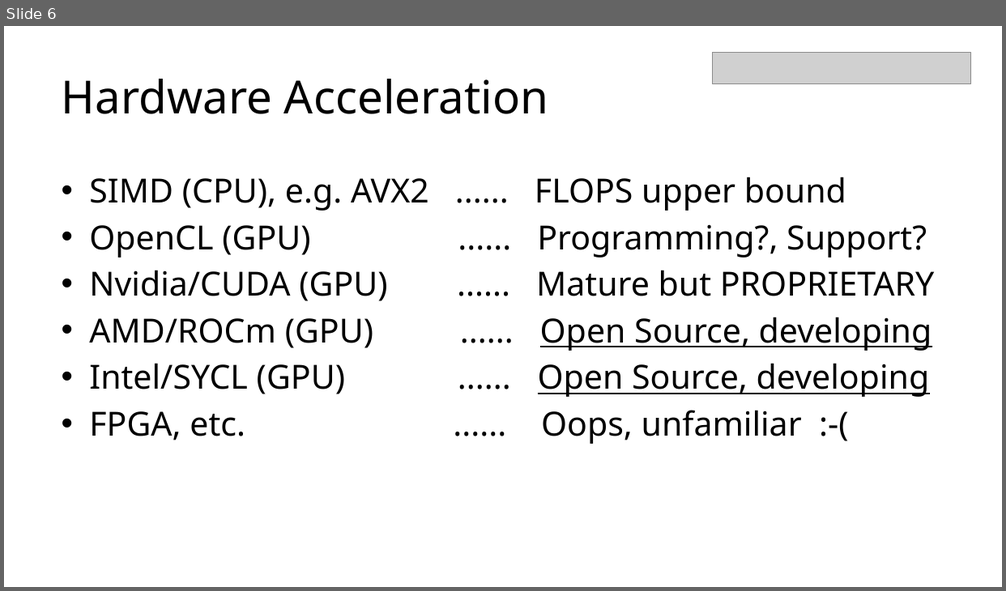
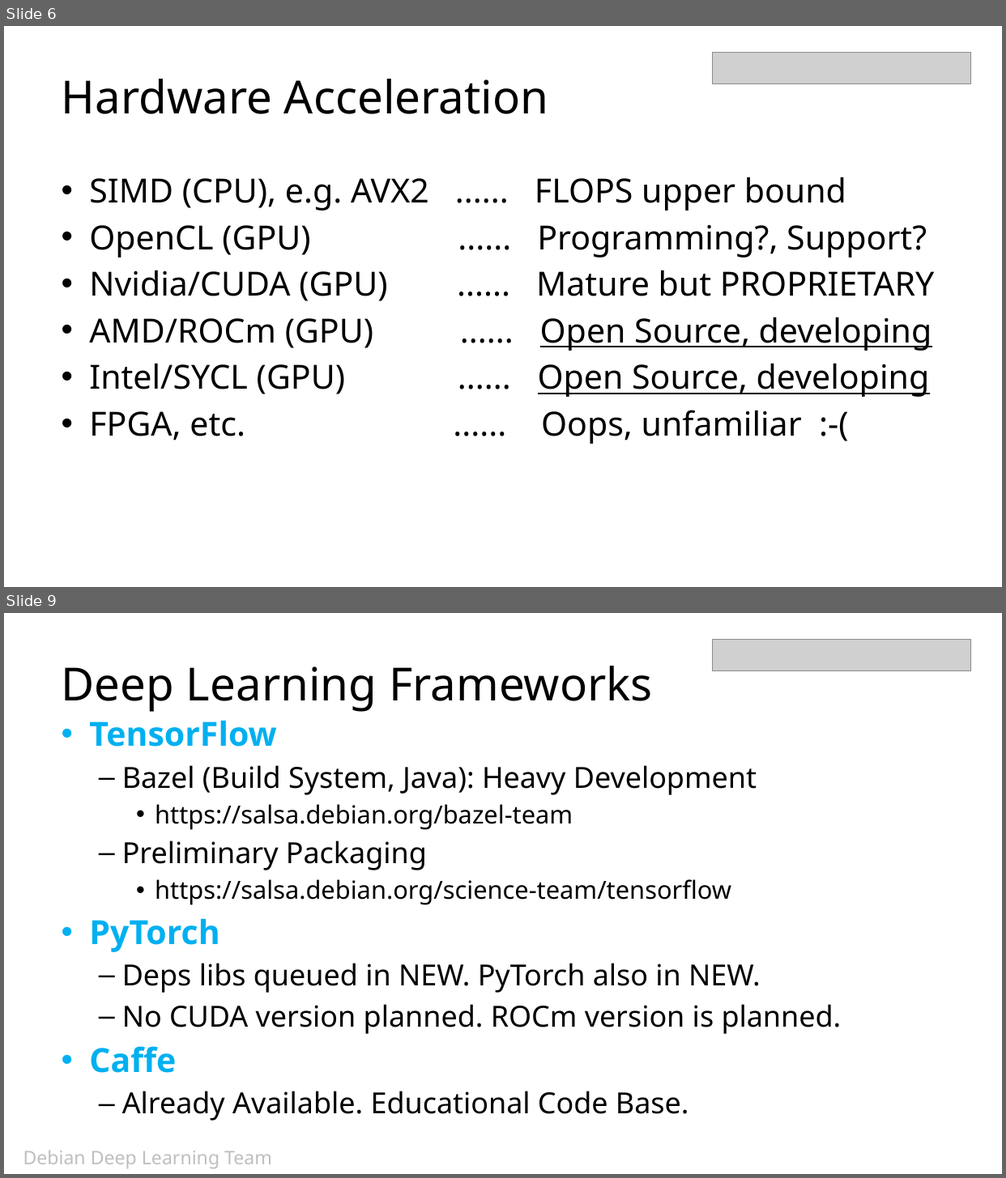
Before and after one commit to cdluminate/cdluminate, a slide deck: Dc20DeepLearning.pptx. Shown one above the other, each under a label of ours: slide 6 before the commit, slides 6 and 9 after it; the slides between them are not shown. The pictures are 1006x591 and 1006x1178 pixels, drawn with LibreOffice and Linux fonts; fonts in the diff are those of the drawing; grey boxes stand for pictures. Boxes give left, top, right and bottom in pixels: in the first picture for what was removed or moved away, otherwise in the second. Text is boxed around its words. In the diff, an @@ line names an element or a change of style, - is before the commit and + after.

```diff
--- a/Dc20DeepLearning.pptx
+++ b/Dc20DeepLearning.pptx
@@ slide 9 added at (x1=4, y1=613, x2=1002, y2=1174), background #FFFFFF @@
@@ picture added at (x1=712, y1=639, x2=970, y2=671) @@
@@ title added at (x1=62, y1=666, x2=653, y2=712), 44 pt, text #000000 @@
+Deep Learning Frameworks
@@ text added at (x1=89, y1=720, x2=842, y2=1121), 28 pt, text #000000 @@
+• TensorFlow
+  – Bazel (Build System, Java): Heavy Development
+    • https://salsa.debian.org/bazel-team
+  – Preliminary Packaging
+    • https://salsa.debian.org/science-team/tensorflow
+• PyTorch
+  – Deps libs queued in NEW. PyTorch also in NEW.
+  – No CUDA version planned. ROCm version is planned.
+• Caffe
+  – Already Available. Educational Code Base.
@@ text added at (x1=23, y1=1151, x2=272, y2=1169), 18 pt, text #BFBFBF @@
+Debian Deep Learning Team
```
Also in this commit, not shown: 3 slides changed.
